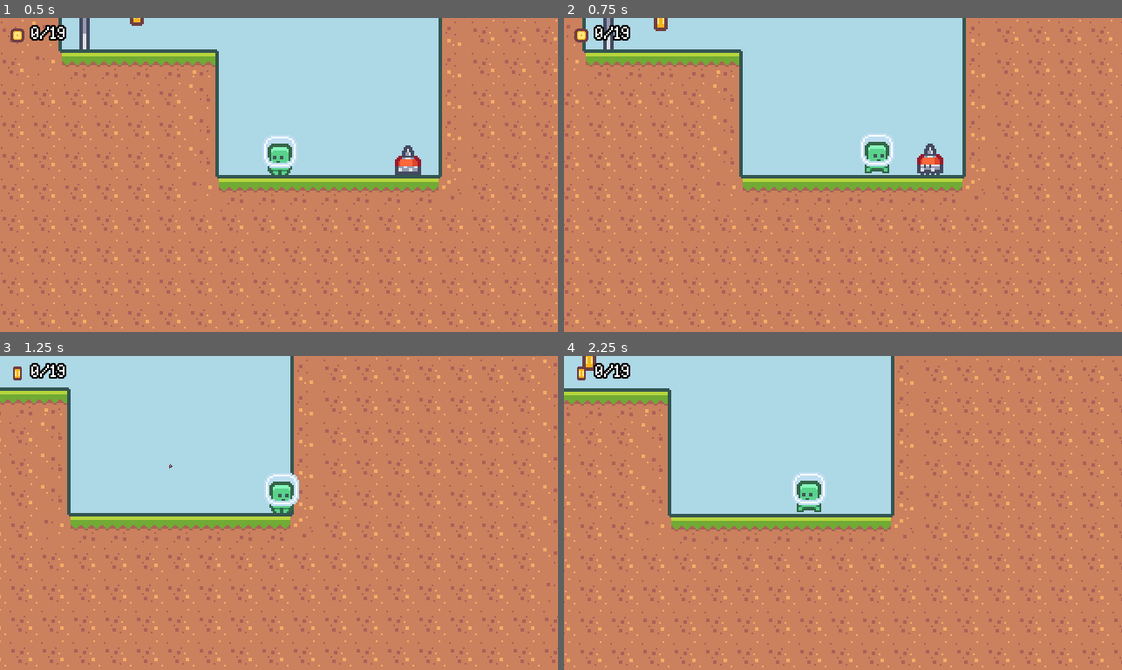
Above: before the commit, frames 1-4 (two rows, left to right).
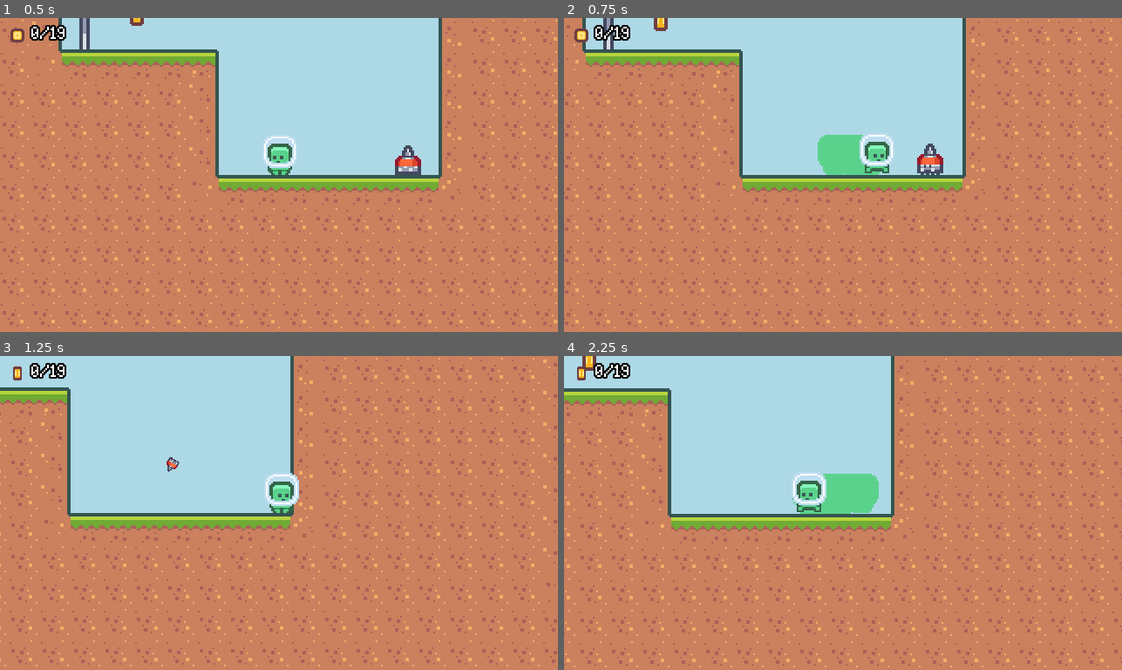
Above: after the commit, the same moments.

Repository: rprav-n/2D-Platformer
Game: Godot game, scene res://scenes/main/main.tscn
Same seed, same stepped clock (60 frames per second), same inputs: the game is played once before the commit and once after it.
Inputs:
- Up to frame 1 (0.5 s): no input
- Up to frame 2 (0.75 s): hold Right (move_right) from 0.53 s (still down); tap Shift (dash) at 0.6 s
- Up to frame 3 (1.25 s): keep holding Right (move_right); tap Space (jump) at 0.77 s
- Up to frame 4 (2.25 s): tap Shift (dash) at 1.35, 2.1 s; tap Space (jump) at 1.52 s; release Right (move_right) at 2.03 s; hold A (move_left) from 2.03 s (still down)

Frame 1 is identical in both runs. In frame 2, 1.0% of the frame differs, in the area x 45-57%, y 37-50%; in frame 3, less than 0.1%; in frame 4, 1.2%, in the area x 40-57%, y 37-51%.

Commit message:
Added player dash trails

Diff:
--- a/scenes/enemy_death/enemy_death.tscn
+++ b/scenes/enemy_death/enemy_death.tscn
@@ -71,5 +71,5 @@
 amount = 1
 process_material = SubResource("ParticleProcessMaterial_mvnfk")
 texture = ExtResource("1_cv26f")
-lifetime = 0.5
+lifetime = 0.6
 one_shot = true
--- a/scenes/player/player.gd
+++ b/scenes/player/player.gd
@@ -31,6 +31,7 @@
 @onready var coyote_timer: Timer = $CoyoteTimer
 @onready var dash_area_collision_shape_2d: CollisionShape2D = $DashArea/CollisionShape2D
 @onready var hazard_area: Area2D = $HazardArea
+@onready var dash_particles: GPUParticles2D = $DashParticles
 
 
 func _ready():
@@ -57,6 +58,7 @@
 
 func process_normal(delta: float):
 	if is_new_state:
+		dash_particles.emitting = false
 		hazard_area.collision_mask = default_hazard_mask
 	var input_axis: float = Input.get_axis("move_left", "move_right")
 
@@ -83,6 +85,7 @@
 
 func process_dash(delta: float):
 	if is_new_state:
+		dash_particles.emitting = true
 		hazard_area.collision_mask = dash_hazard_mask
 		dash_area_collision_shape_2d.disabled = false
 		animated_sprite_2d.play("jump")
--- /dev/null
+++ b/scenes/player/player.gdshader
@@ -0,0 +1,8 @@
+shader_type canvas_item;
+
+uniform vec4 baseColor: source_color;
+
+void fragment() {
+	vec4 texColor = texture(TEXTURE, UV);
+	COLOR.rgba = vec4(baseColor.r, baseColor.g, baseColor.b, texColor.a);
+}
--- a/scenes/player/player.tscn
+++ b/scenes/player/player.tscn
@@ -1,8 +1,27 @@
-[gd_scene load_steps=9 format=3 uid="uid://bstpklwoknbgg"]
+[gd_scene load_steps=14 format=3 uid="uid://bstpklwoknbgg"]
 
 [ext_resource type="Texture2D" uid="uid://2kjq3ui5hl43" path="res://assets/player/character_0000.png" id="1_7s2bl"]
+[ext_resource type="Shader" path="res://scenes/player/player.gdshader" id="1_qinww"]
 [ext_resource type="Script" path="res://scenes/player/player.gd" id="1_wuqfy"]
 [ext_resource type="Texture2D" uid="uid://c7y2jm8bthka7" path="res://assets/player/character_0001.png" id="3_f4kmg"]
+
+[sub_resource type="ShaderMaterial" id="ShaderMaterial_nawmg"]
+shader = ExtResource("1_qinww")
+shader_parameter/baseColor = Color(0.352941, 0.823529, 0.54902, 1)
+
+[sub_resource type="Curve" id="Curve_7rgja"]
+_data = [Vector2(0, 1), 0.0, 0.0, 0, 0, Vector2(0.244344, 1), 0.0, 0.0, 0, 0, Vector2(1, 0.0105263), 0.0, 0.0, 0, 0]
+point_count = 3
+
+[sub_resource type="CurveTexture" id="CurveTexture_6bxxh"]
+curve = SubResource("Curve_7rgja")
+
+[sub_resource type="ParticleProcessMaterial" id="ParticleProcessMaterial_jmwvs"]
+particle_flag_disable_z = true
+gravity = Vector3(0, 0, 0)
+orbit_velocity_min = 0.0
+orbit_velocity_max = 0.0
+scale_curve = SubResource("CurveTexture_6bxxh")
 
 [sub_resource type="CircleShape2D" id="CircleShape2D_oyoq8"]
 radius = 16.0
@@ -55,6 +74,16 @@
 wait_time = 0.15
 one_shot = true
 
+[node name="DashParticles" type="GPUParticles2D" parent="."]
+show_behind_parent = true
+material = SubResource("ShaderMaterial_nawmg")
+position = Vector2(0, -12)
+emitting = false
+amount = 15
+process_material = SubResource("ParticleProcessMaterial_jmwvs")
+texture = ExtResource("1_7s2bl")
+lifetime = 0.4
+
 [node name="PickupArea" type="Area2D" parent="."]
 visible = false
 collision_layer = 4
@@ -80,12 +109,10 @@
 offset = Vector2(0, -12)
 
 [node name="CollisionShape2D" type="CollisionShape2D" parent="."]
-visible = false
 position = Vector2(0, -8)
 shape = SubResource("RectangleShape2D_wmosc")
 
 [node name="DashArea" type="Area2D" parent="."]
-visible = false
 position = Vector2(0, -11)
 collision_layer = 2
 collision_mask = 0
